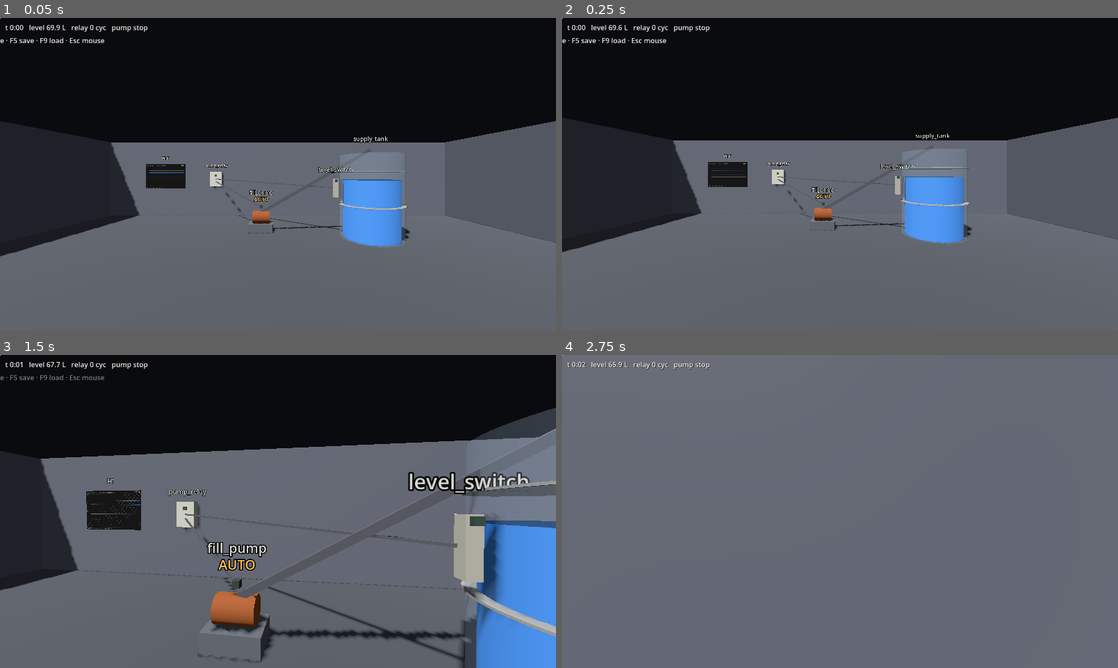
Above: before the commit, frames 1-4 (two rows, left to right).
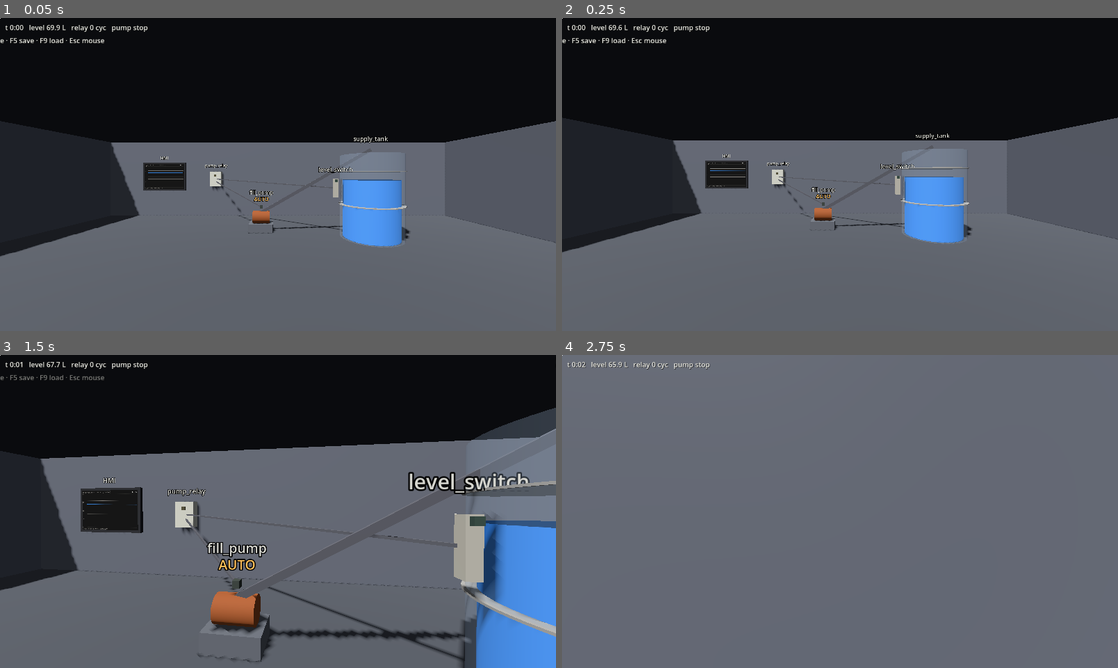
Above: after the commit, the same moments.

Repository: whharris917/flowstate
Game: Godot game, scene res://world/main.tscn
Two runs of this game, one before a commit and one after it. Both use one fixed random seed, a clock stepped at 60 frames per second and the inputs below.
Inputs (mouse positions are in pixels of both pictures, inside the frame that each line leads up to):
- Up to frame 1 (0.05 s): no input
- Up to frame 2 (0.25 s): no input
- Up to frame 3 (1.5 s): tap Enter at 0.5 s; move the mouse to (305, 511) at 0.52 s; hold E (interact) 0.53-1.28 s; hold W (move_forward) from 0.53 s (still down); move the mouse to (250, 511) at 1.27 s; tap E (interact) at 1.35 s
- Up to frame 4 (2.75 s): keep holding W (move_forward); move the mouse to (851, 505) at 2.02 s; hold E (interact) from 2.03 s (still down)

The runs differ from the first frame. In frame 1, 0.2% of the frame differs, in the area x 25-41%, y 44-56%; in frame 2, 0.3%; in frame 3, 0.7%, in the area x 14-38%, y 39-57%; in frame 4, nothing differs.

Commit message:
Mount HMI and relay proud of the wall to stop z-fighting
The HMI screen quad and frame were coplanar with / embedded in the
back wall face (z=-4.85), flickering as the camera moved.

Co-Authored-By: Claude Fable 5 <noreply@anthropic.com>

Diff:
--- a/game/world/plant.gd
+++ b/game/world/plant.gd
@@ -84,13 +84,15 @@
 	add_child(pump_view)
 	pump_view.setup(pump)
 
+	# Wall face is at z=-4.85; keep every wall-mounted box fully proud of
+	# it or coplanar surfaces z-fight and flicker.
 	var relay_view := RelayView.new()
-	relay_view.position = Vector3(-2.5, 1.5, -4.78)
+	relay_view.position = Vector3(-2.5, 1.5, -4.74)
 	add_child(relay_view)
 	relay_view.setup(relay)
 
 	var hmi_view := HmiView.new()
-	hmi_view.position = Vector3(-4.6, 1.6, -4.85)
+	hmi_view.position = Vector3(-4.6, 1.6, -4.75)
 	add_child(hmi_view)
 	hmi_view.setup(historian, tank, switch, relay, pump)
 
